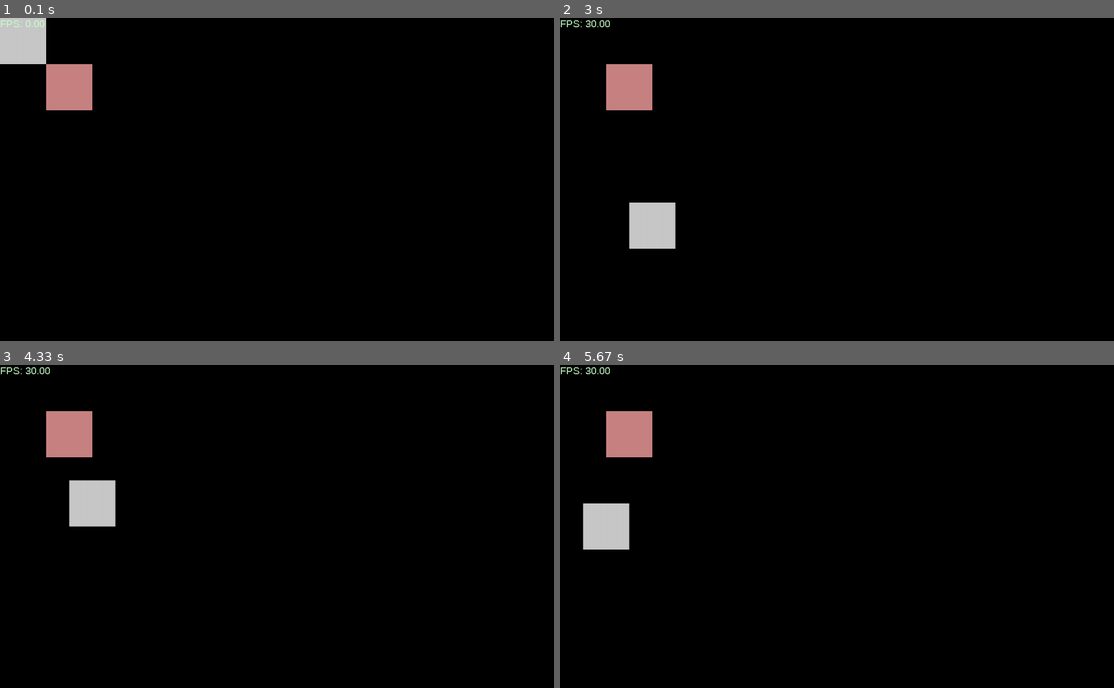
Above: before the commit, frames 1-4 (two rows, left to right).
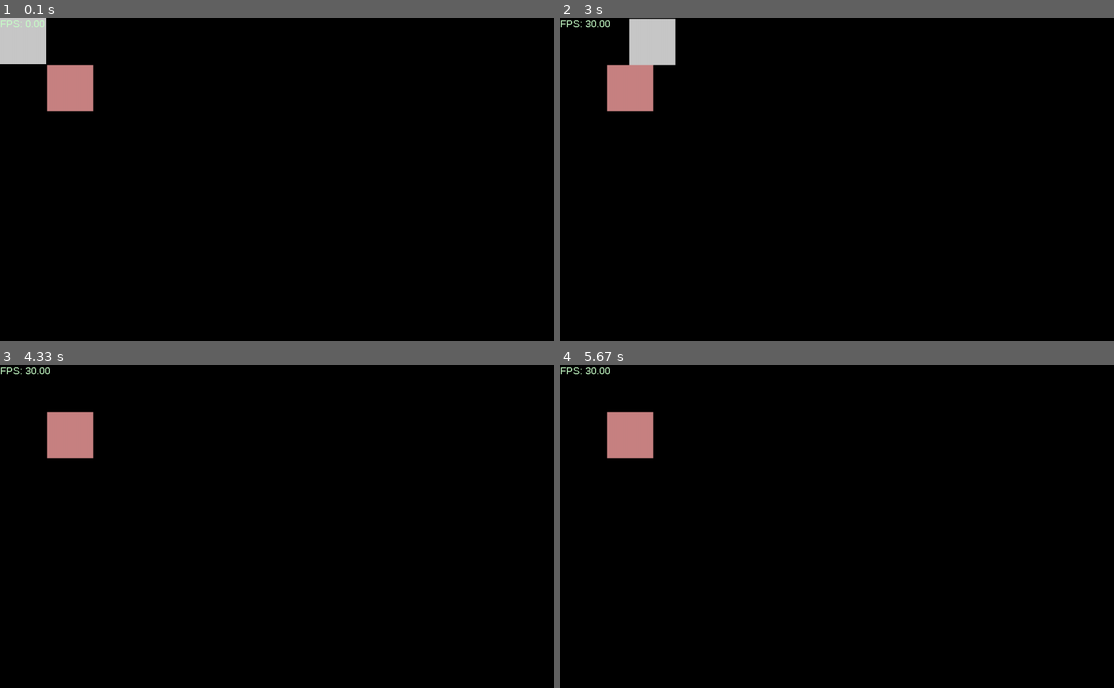
Above: after the commit, the same moments.

Repository: NikMatyukhin/true_pygame
Game: pygame game, started from src/main.py
The game is run twice, just before and just after one commit, with the same random seed, the same clock (stepped at 60 frames per second) and the same inputs.
Inputs:
- Up to frame 1 (0.1 s): no input
- Up to frame 2 (3 s): hold Left 0.33-0.87 s; hold Right 2.07-2.7 s; hold Down from 2.73 s (still down)
- Up to frame 3 (4.33 s): release Down at 3.1 s; hold Left 3.13-3.6 s; hold Right 3.63-4.1 s; hold Up from 4.13 s (still down)
- Up to frame 4 (5.67 s): release Up at 4.43 s; hold Right 4.47-4.93 s; hold Left 4.97-5.5 s; hold Down from 5.53 s (still down)

The runs differ from the first frame. In frame 1, 0.1% of the frame differs, in the area x 8-17%, y 14-29%; in frame 2, 2.5%, in the area x 8-21%, y 0-72%; in frame 3, 1.3%; in frame 4, 1.3%.

Commit message:
Добавлена небольшая система столкновений для игрока

Diff:
--- a/src/game_world.py
+++ b/src/game_world.py
@@ -6,7 +6,7 @@
         self.platforms = pygame.sprite.Group(*platforms)
         self.bosses = pygame.sprite.Group(*bosses)
         self.enemies = pygame.sprite.Group(*enemies)
-        self.player = player
+        self.player = player.bound_world(self)
 
     def update(self, camera):
         self.platforms.update(camera)
--- a/src/main.py
+++ b/src/main.py
@@ -32,7 +32,7 @@
     fps_clock = pygame.time.Clock()
     font = pygame.font.SysFont('arial', 22)
     player = Player()
-    enemie = Enemie(100, 100)
+    enemie = Enemie(102, 102)
     world = Game_world(player, enemies=(enemie,))
     while True:
         for event in pygame.event.get():
--- a/src/player.py
+++ b/src/player.py
@@ -13,4 +13,26 @@
         camera.blit_sprite(self.image, self.rect)
 
     def move(self, x, y):
+        last_rect = self.rect.copy()
         self.rect.move_ip(x, y)
+        if (collided_enemies := pygame.sprite.spritecollide(self, self.world.enemies, 0)):
+            self.rect = last_rect
+            max_shift_x = x
+            max_shift_y = y
+            for enemie in collided_enemies:
+                dist_x = abs(self.rect.centerx - enemie.rect.centerx)
+                dist_x -= (self.rect.width + enemie.rect.width) // 2
+                dist_y = abs(self.rect.centery - enemie.rect.centery)
+                dist_y -= (self.rect.height + enemie.rect.height) // 2
+                max_shift_x = max_shift_x if dist_x >= max_shift_x else dist_x
+                max_shift_y = max_shift_y if dist_y >= max_shift_y else dist_y
+            max_shift_x = max_shift_x if max_shift_x > 0 else 0
+            max_shift_y = max_shift_y if max_shift_y > 0 else 0
+            self.rect.move_ip(max_shift_x, max_shift_y)
+
+
+
+
+    def bound_world(self, world):
+        self.world = world
+        return self
